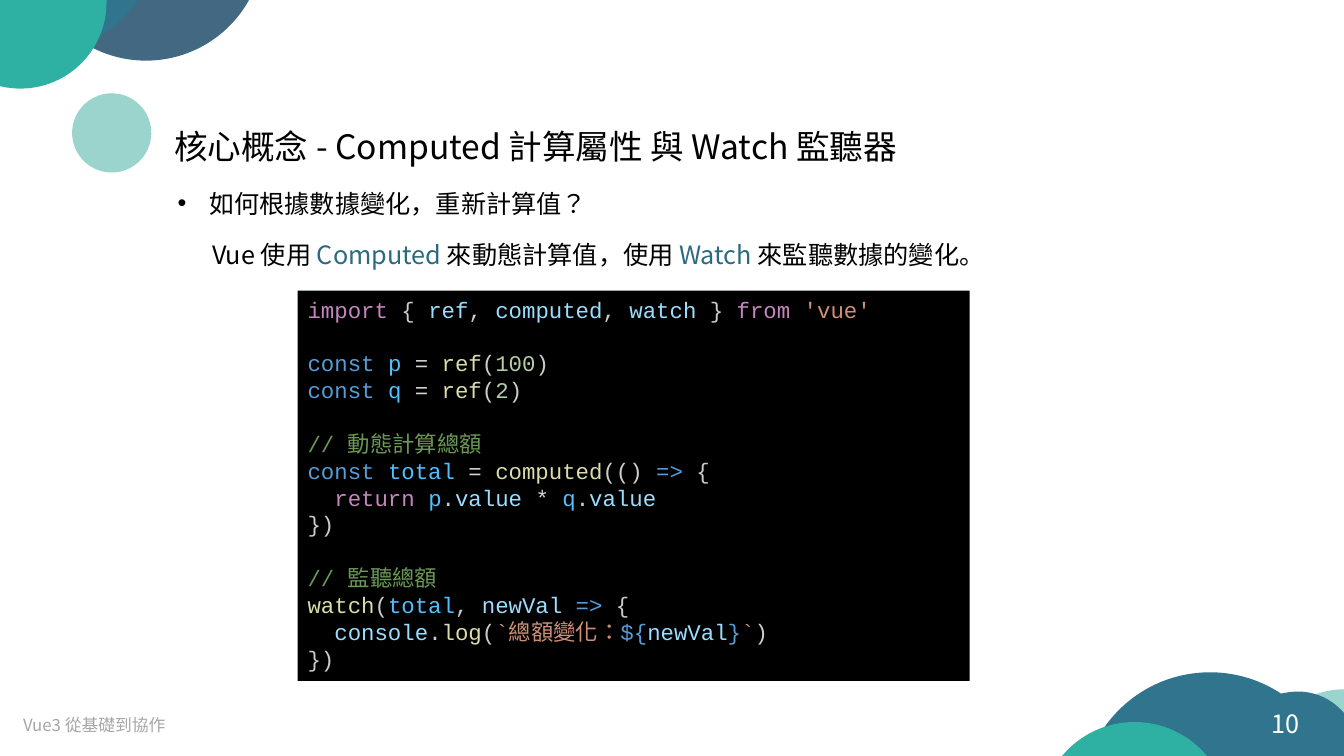
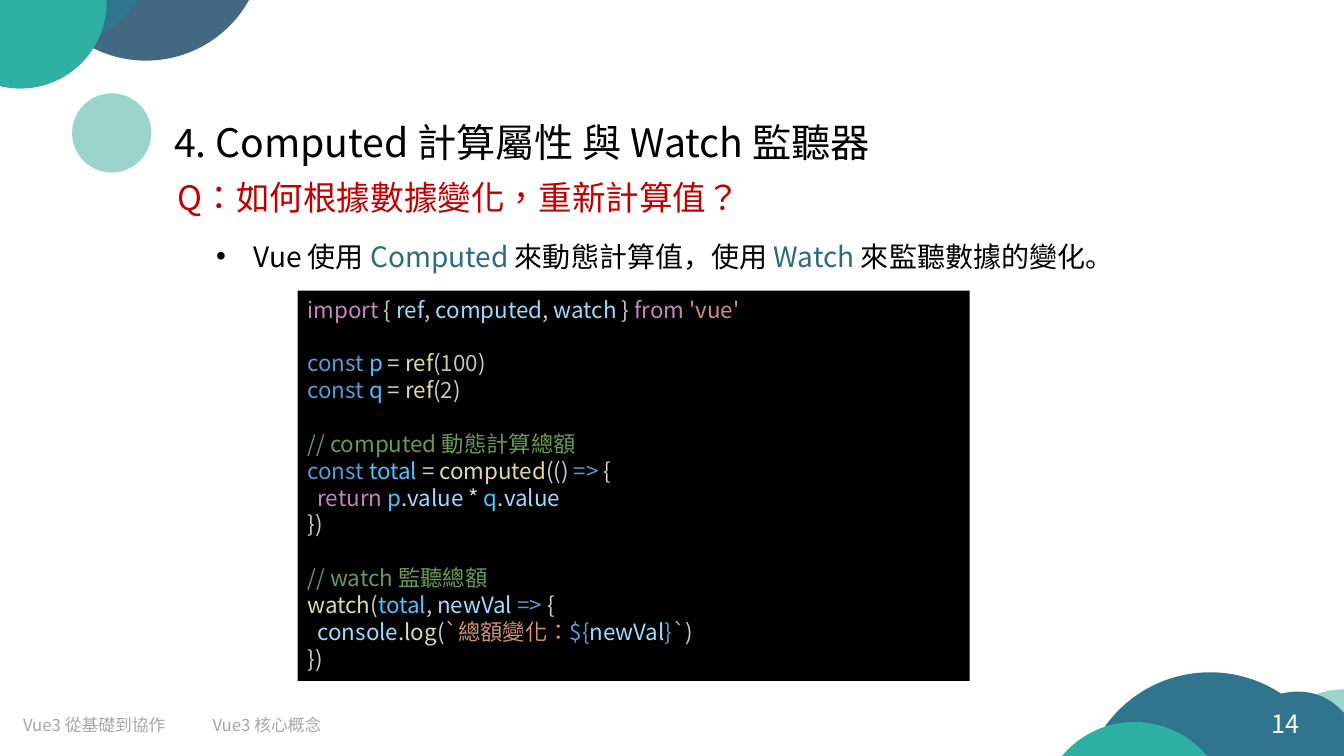
Before and after one commit to arx827/myDrive, a slide deck: slide 14 of Vue.js 從基礎到協作.pptx (slide 10 before the commit). Drawn at 1344x756 pixels with LibreOffice and Linux fonts; fonts in the diff are those of the drawing. Boxes give left, top, right and bottom in pixels: in the first picture for what was removed or moved away, otherwise in the second. Text is boxed around its words. In the diff, an @@ line names an element or a change of style, - is before the commit and + after.

```diff
--- a/Vue.js 從基礎到協作.pptx
+++ b/Vue.js 從基礎到協作.pptx
@@ text at (x1=174, y1=124, x2=869, y2=166): text changed; size 24 to 28 pt @@
-核心概念 - Computed 計算屬性 與 Watch 監聽器
+4. Computed 計算屬性 與 Watch 監聽器
@@ text at (x1=178, y1=181, x2=741, y2=216): text changed; size 18 to 24 pt; text colour #000000 to #C00000 @@
-• 如何根據數據變化，重新計算值？
+Q：如何根據數據變化，重新計算值？
@@ text "Vue 使用 Computed 來動態計算值，使用 Watch ..." at (x1=254, y1=243, x2=1113, y2=274): size 18 to 20 pt; bullet none to • @@
@@ text in rectangle at (x1=308, y1=300, x2=739, y2=645): font Courier New to Noto Sans CJK SC in "import { ref, computed, watch } from ...", "const p = ref(100)", "const q = ref(2)", "const total = computed(() => {" and 5 more places @@
@@ text in rectangle at (x1=330, y1=433, x2=576, y2=457): text changed; font Courier New to Noto Sans CJK SC @@
-// 動態計算總額
+// computed 動態計算總額
@@ text in rectangle at (x1=330, y1=567, x2=487, y2=588): text changed; font Courier New to Noto Sans CJK SC @@
-// 監聽總額
+// watch 監聽總額
@@ text added at (x1=213, y1=717, x2=321, y2=732), 12 pt, text #A6A6A6 @@
+Vue3 核心概念
@@ page number at (x1=1272, y1=714, x2=1300, y2=733): text changed @@
-10
+14
```
Also in this commit, not shown: 27 other slides changed, 5 slides added, 1 other file.
